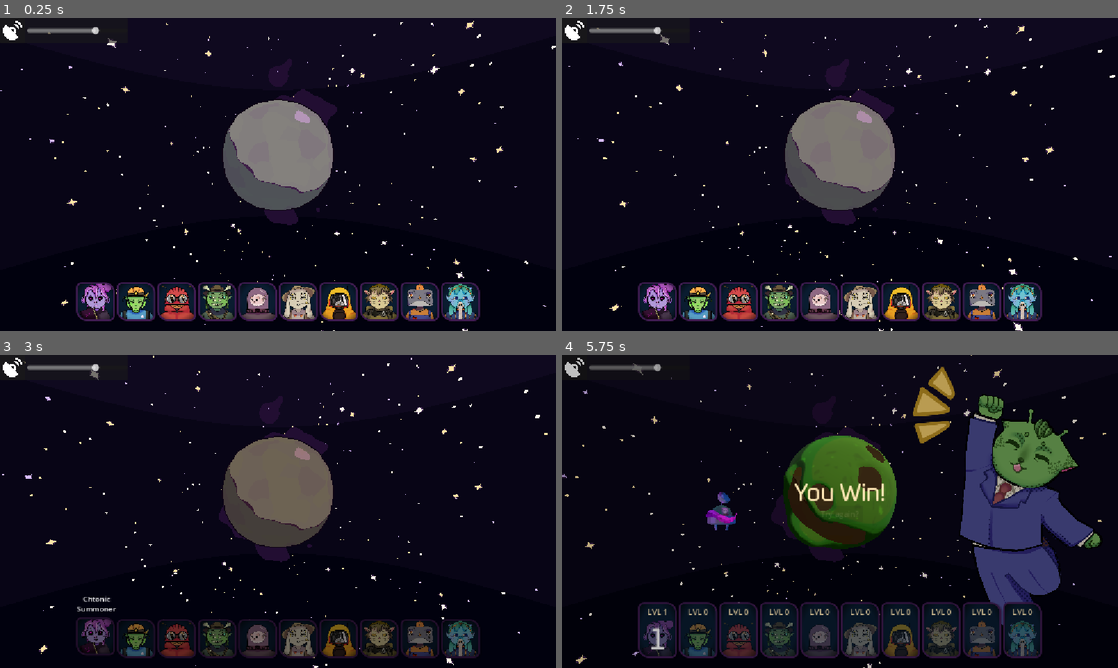
Above: before the commit, frames 1-4 (two rows, left to right).
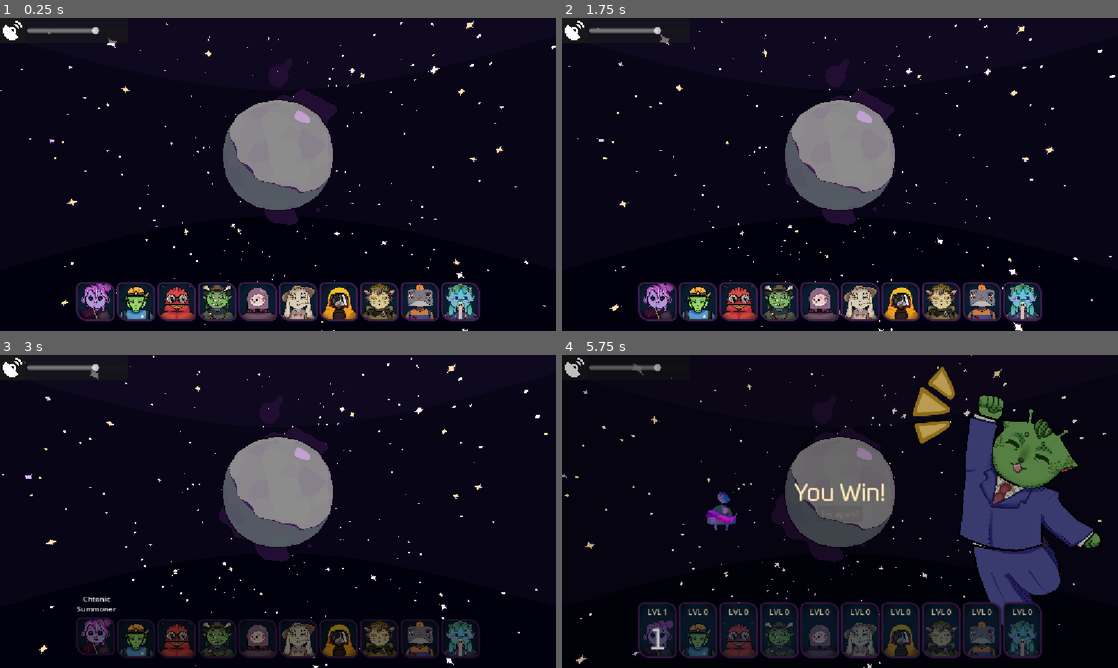
Above: after the commit, the same moments.

Repository: thepunkoff/alienshift
Game: Godot game, scene res://scenes/game.tscn
Two runs of this game, one before a commit and one after it. Both use one fixed random seed, a clock stepped at 60 frames per second and the inputs below.
Inputs (mouse positions are in pixels of both pictures, inside the frame that each line leads up to):
- Up to frame 1 (0.25 s): no input
- Up to frame 2 (1.75 s): click "Try again?" at 0.5 s; click "Try again?" at 1.25 s
- Up to frame 3 (3 s): click "Try again?" at 2 s; click "1" at 2.75 s
- Up to frame 4 (5.75 s): tap Enter at 3.5 s; move the mouse to (962, 495) at 3.52 s; tap 0 at 3.6, 5.1 s; click (962, 495) at 3.67 s; tap Space at 3.77, 4.52 s; move the mouse to (728, 527) at 4.27 s; tap 1 at 4.35 s; click (728, 527) at 4.42 s; move the mouse to (895, 442) at 5.02 s; click (895, 442) at 5.17 s

The runs differ from the first frame. In frame 2, 4.1% of the frame differs, in the area x 41-60%, y 26-56%; in frame 3, 5.6%; in frame 4, 5.8%, in the area x 39-61%, y 25-62%.

Commit message:
cleanup

Diff:
--- a/scripts/planet.gd
+++ b/scripts/planet.gd
@@ -54,10 +54,6 @@
 	_sludge_animation_tree.active = false
 	_sludge_base.scale = Vector3.ONE * 0.85
 
-	await add_soil()
-	await grow_grass()
-	await change_landscape()
-	await add_full_water()
 
 func change_landscape():
 	var tween: Tween = create_tween()
